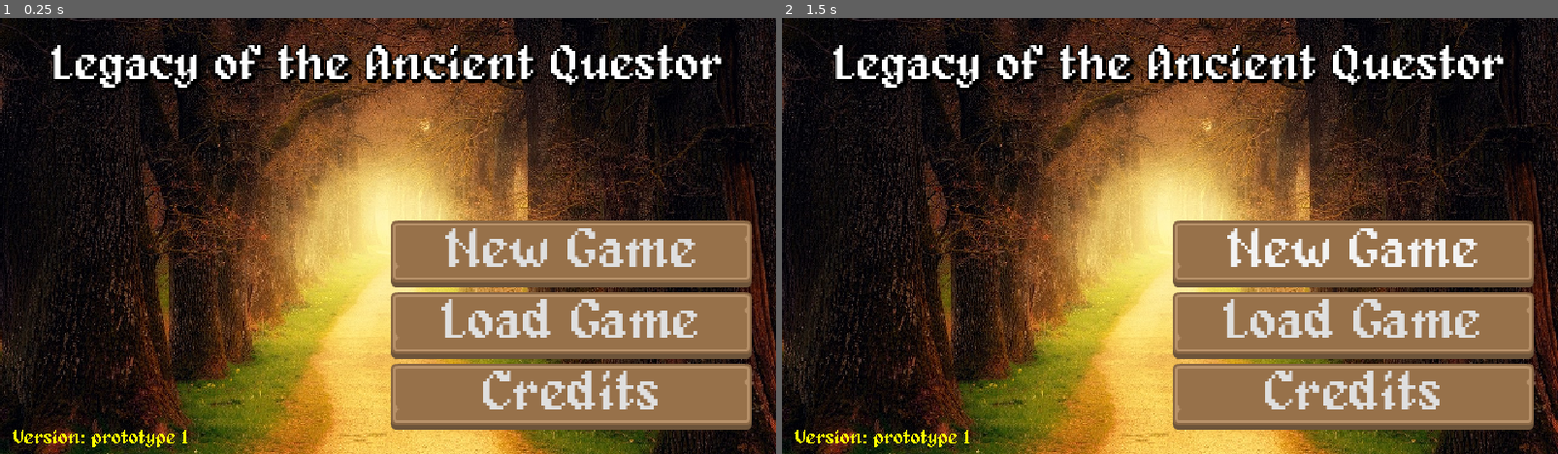
Above: before the commit, frames 1-2 (left to right).
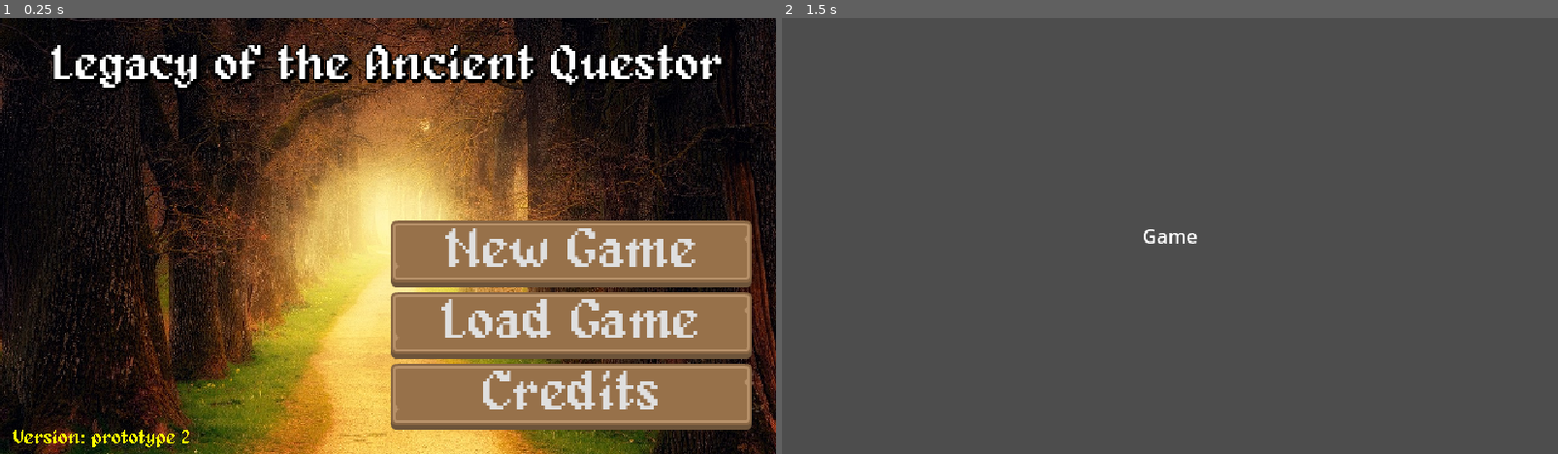
Above: after the commit, the same moments.

Repository: ZeusOnline1998/godot-legacy-of-the-ancient-questor
Game: Godot game, scene res://scenes/ui/title_screen.tscn
Same seed, same stepped clock (60 frames per second), same inputs: the game is played once before the commit and once after it. Before the commit the project has no main scene; this scene is started directly in both runs.
Inputs (mouse positions are in pixels of both pictures, inside the frame that each line leads up to):
- Up to frame 1 (0.25 s): no input
- Up to frame 2 (1.5 s): click "New Game" at 0.5 s; click (1356, 253) at 1.25 s, where only the run before the commit has a clickable "New Game"

The runs differ from the first frame. In frame 1, less than 0.1% of the frame differs, in the area x 23-25%, y 94-98%; in frame 2, 100%, in the area x 0-100%, y 0-100%.

Commit message:
implemented loading screen

Diff:
--- a/project.godot
+++ b/project.godot
@@ -11,9 +11,14 @@
 [application]
 
 config/name="Legend of Ancient Questor"
-config/version="prototype 1"
+config/version="prototype 2"
+run/main_scene="res://scenes/ui/title_screen.tscn"
 config/features=PackedStringArray("4.3", "GL Compatibility")
 config/icon="res://icon.svg"
+
+[autoload]
+
+Loader="*res://scripts/loader.gd"
 
 [display]
 
--- /dev/null
+++ b/scenes/game_screen.tscn
@@ -0,0 +1,25 @@
+[gd_scene format=3 uid="uid://cslsh4qckoonh"]
+
+[node name="Game" type="Node2D"]
+
+[node name="Control" type="Control" parent="."]
+layout_mode = 3
+anchors_preset = 15
+anchor_right = 1.0
+anchor_bottom = 1.0
+offset_right = 640.0
+offset_bottom = 360.0
+grow_horizontal = 2
+grow_vertical = 2
+
+[node name="CenterContainer" type="CenterContainer" parent="Control"]
+layout_mode = 1
+anchors_preset = 15
+anchor_right = 1.0
+anchor_bottom = 1.0
+grow_horizontal = 2
+grow_vertical = 2
+
+[node name="Label" type="Label" parent="Control/CenterContainer"]
+layout_mode = 2
+text = "Game"
--- /dev/null
+++ b/scenes/ui/loading_screen.tscn
@@ -0,0 +1,54 @@
+[gd_scene load_steps=5 format=3 uid="uid://gr7ml7vpng5v"]
+
+[ext_resource type="Theme" uid="uid://bgbln1h5xo8jg" path="res://themes/default_theme.tres" id="1_76apt"]
+[ext_resource type="Script" path="res://scripts/ui/loading_screen.gd" id="1_myywv"]
+[ext_resource type="Texture2D" uid="uid://dswys8wwt7ast" path="res://gfx/ui/loading_frame.png" id="2_kn4ob"]
+[ext_resource type="Texture2D" uid="uid://bsrvgd66dnwro" path="res://gfx/ui/loading_bar.png" id="3_5jgpp"]
+
+[node name="Loading Screen" type="Control" node_paths=PackedStringArray("loading_bar")]
+layout_mode = 3
+anchors_preset = 15
+anchor_right = 1.0
+anchor_bottom = 1.0
+grow_horizontal = 2
+grow_vertical = 2
+script = ExtResource("1_myywv")
+loading_bar = NodePath("CenterContainer/VBoxContainer/Loading Progress")
+
+[node name="Background" type="ColorRect" parent="."]
+layout_mode = 1
+anchors_preset = 15
+anchor_right = 1.0
+anchor_bottom = 1.0
+grow_horizontal = 2
+grow_vertical = 2
+color = Color(0, 0, 0, 1)
+
+[node name="CenterContainer" type="CenterContainer" parent="."]
+layout_mode = 1
+anchors_preset = 15
+anchor_right = 1.0
+anchor_bottom = 1.0
+grow_horizontal = 2
+grow_vertical = 2
+
+[node name="VBoxContainer" type="VBoxContainer" parent="CenterContainer"]
+layout_mode = 2
+
+[node name="Label" type="Label" parent="CenterContainer/VBoxContainer"]
+layout_mode = 2
+theme = ExtResource("1_76apt")
+theme_override_font_sizes/font_size = 30
+text = "Loading..."
+horizontal_alignment = 1
+
+[node name="Loading Progress" type="TextureProgressBar" parent="CenterContainer/VBoxContainer"]
+custom_minimum_size = Vector2(200, 25)
+layout_mode = 2
+nine_patch_stretch = true
+stretch_margin_left = 1
+stretch_margin_top = 1
+stretch_margin_right = 1
+stretch_margin_bottom = 1
+texture_over = ExtResource("2_kn4ob")
+texture_progress = ExtResource("3_5jgpp")
--- a/scenes/ui/title_screen.tscn
+++ b/scenes/ui/title_screen.tscn
@@ -1,5 +1,6 @@
-[gd_scene load_steps=7 format=3 uid="uid://v52fnywg8qsn"]
+[gd_scene load_steps=8 format=3 uid="uid://v52fnywg8qsn"]
 
+[ext_resource type="Script" path="res://scripts/title/title_screen.gd" id="1_1ivhh"]
 [ext_resource type="Texture2D" uid="uid://bg30f6ko1voyq" path="res://gfx/title/tree-3094982_1280.jpg" id="1_ta6nj"]
 [ext_resource type="FontFile" uid="uid://vtp4xxo8010d" path="res://fonts/alagard_by_pix3m-d6awiwp.ttf" id="2_c5x18"]
 [ext_resource type="Theme" uid="uid://bgbln1h5xo8jg" path="res://themes/default_theme.tres" id="3_8y2ru"]
@@ -25,6 +26,7 @@
 anchor_bottom = 1.0
 grow_horizontal = 2
 grow_vertical = 2
+script = ExtResource("1_1ivhh")
 
 [node name="BackgroundImage" type="TextureRect" parent="."]
 layout_mode = 1
@@ -109,3 +111,5 @@
 label_settings = SubResource("LabelSettings_r4ohg")
 vertical_alignment = 1
 script = ExtResource("4_2tp1x")
+
+[connection signal="pressed" from="Content/VBoxContainer/HBoxContainer/Button Menu/New Game Button" to="." method="_on_new_game_button_pressed"]
--- /dev/null
+++ b/scripts/loader.gd
@@ -0,0 +1,34 @@
+extends Node
+
+signal LOADING_PROGRESS_UPDATED(percentage)
+
+@export var loading_scene = preload("res://scenes/ui/loading_screen.tscn").instantiate()
+
+var scene_path
+
+
+func load_scene(caller, path):
+	scene_path = path
+
+	get_tree().root.add_child(loading_scene)
+
+	ResourceLoader.load_threaded_request(scene_path)
+
+	caller.queue_free()
+
+
+func _process(delta: float) -> void:
+
+	if scene_path != null:
+		var progress = []
+		var loader_status = ResourceLoader.load_threaded_get_status(scene_path, progress)
+
+		if loader_status == ResourceLoader.THREAD_LOAD_LOADED:
+			var loaded_scene = ResourceLoader.load_threaded_get(scene_path).instantiate()
+			get_tree().root.remove_child(loading_scene)
+			get_tree().root.add_child(loaded_scene)
+
+			scene_path = null
+
+		elif loader_status == ResourceLoader.THREAD_LOAD_IN_PROGRESS:
+			LOADING_PROGRESS_UPDATED.emit(progress[0])
--- /dev/null
+++ b/scripts/title/title_screen.gd
@@ -0,0 +1,5 @@
+extends Control
+
+
+func _on_new_game_button_pressed() -> void:
+	Loader.load_scene(self, "res://scenes/game_screen.tscn")
--- /dev/null
+++ b/scripts/ui/loading_screen.gd
@@ -0,0 +1,11 @@
+extends Control
+
+@export var loading_bar: TextureProgressBar
+
+# Called when the node enters the scene tree for the first time.
+func _ready() -> void:
+	Loader.LOADING_PROGRESS_UPDATED.connect(_on_progress_updated)
+
+
+func _on_progress_updated(percentage):
+	loading_bar.value = percentage
--- a/themes/default_theme.tres
+++ b/themes/default_theme.tres
@@ -30,3 +30,4 @@
 Button/styles/hover = SubResource("StyleBoxTexture_wrooq")
 Button/styles/normal = SubResource("StyleBoxTexture_5qiti")
 Button/styles/pressed = SubResource("StyleBoxTexture_1ysh1")
+Label/fonts/font = ExtResource("1_skph8")
Binary file added: gfx/ui/loading_bar.png
Not shown, added: gfx/ui/loading_bar.png.import
Binary file added: gfx/ui/loading_frame.png
Not shown, added: gfx/ui/loading_frame.png.import
